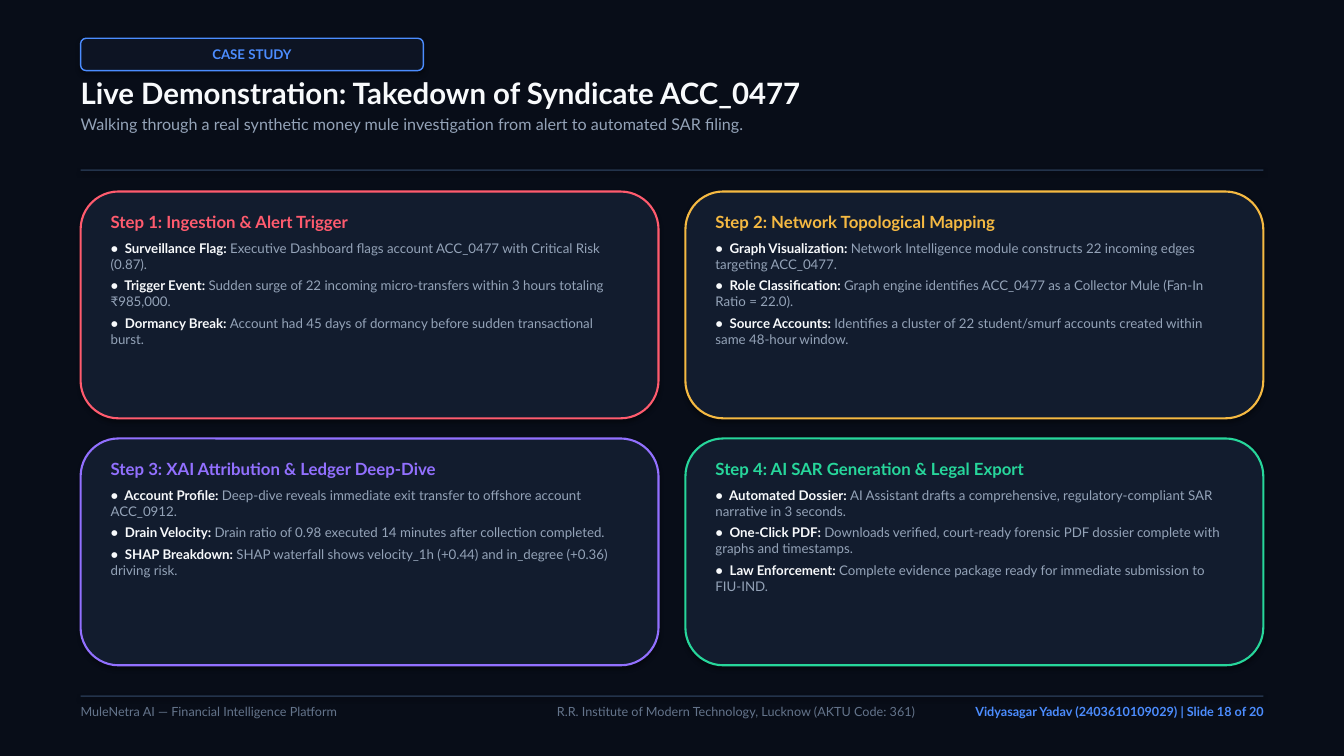
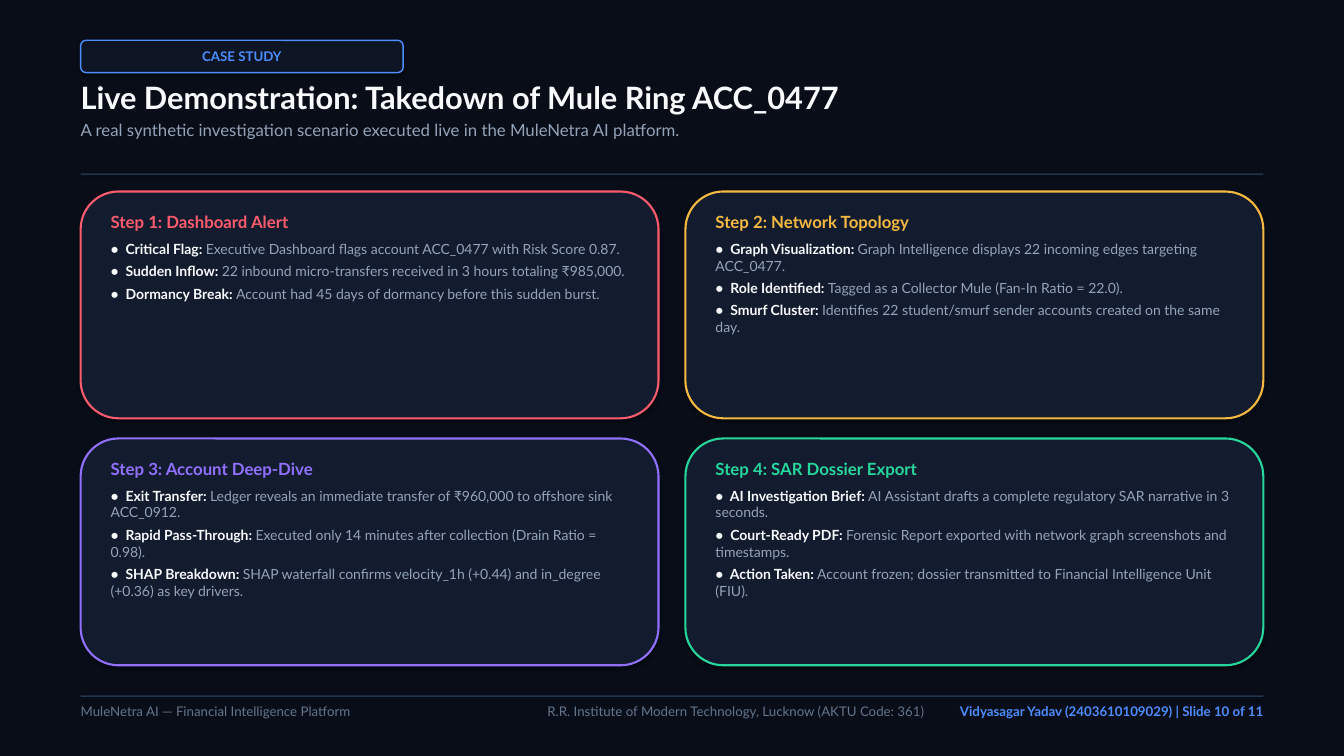
Before and after one commit to vidyasagar0007/MuleNetra-AI, a slide deck: slide 10 of reports/MuleNetra_AI_BTech_Presentation_Vidyasagar_Yadav.pptx (slide 18 before the commit). Drawn at 1344x756 pixels with LibreOffice and Linux fonts; fonts in the diff are those of the drawing. Boxes give left, top, right and bottom in pixels: in the first picture for what was removed or moved away, otherwise in the second. Text is boxed around its words. In the diff, an @@ line names an element or a change of style, - is before the commit and + after.

Commit message:
Update presentation deck to concise 11-slide interview-ready format

```diff
--- a/reports/MuleNetra_AI_BTech_Presentation_Vidyasagar_Yadav.pptx
+++ b/reports/MuleNetra_AI_BTech_Presentation_Vidyasagar_Yadav.pptx
@@ rounded rectangle "CASE STUDY": place and size @@
-rounded rectangle "CASE STUDY" at bbox=[81, 38, 423, 71]
+rounded rectangle "CASE STUDY" at bbox=[81, 40, 403, 73]
@@ text at bbox=[81, 86, 839, 139]: text changed; size 11.5 to 12 pt @@
-Live Demonstration: Takedown of Syndicate ACC_0477
-Walking through a real synthetic money mule investigation from alert to automated SAR filing.
+Live Demonstration: Takedown of Mule Ring ACC_0477
+A real synthetic investigation scenario executed live in the MuleNetra AI platform.
@@ rectangle: place and size @@
-rectangle at bbox=[81, 169, 1263, 170]
+rectangle at bbox=[81, 173, 1263, 174]
@@ text at bbox=[111, 215, 625, 302]: text changed; size 9.5 to 10 pt @@
-Step 1: Ingestion & Alert Trigger
-• Surveillance Flag: Executive Dashboard flags account ACC_0477 with Critical Risk (0.87).
-• Trigger Event: Sudden surge of 22 incoming micro-transfers within 3 hours totaling ₹985,000.
-• Dormancy Break: Account had 45 days of dormancy before sudden transactional burst.
+Step 1: Dashboard Alert
+• Critical Flag: Executive Dashboard flags account ACC_0477 with Risk Score 0.87.
+• Sudden Inflow: 22 inbound micro-transfers received in 3 hours totaling ₹985,000.
+• Dormancy Break: Account had 45 days of dormancy before this sudden burst.
@@ text at bbox=[715, 215, 1220, 335]: text changed; size 9.5 to 10 pt @@
-Step 2: Network Topological Mapping
-• Graph Visualization: Network Intelligence module constructs 22 incoming edges targeting ACC_0477.
-• Role Classification: Graph engine identifies ACC_0477 as a Collector Mule (Fan-In Ratio = 22.0).
-• Source Accounts: Identifies a cluster of 22 student/smurf accounts created within same 48-hour window.
+Step 2: Network Topology
+• Graph Visualization: Graph Intelligence displays 22 incoming edges targeting ACC_0477.
+• Role Identified: Tagged as a Collector Mule (Fan-In Ratio = 22.0).
+• Smurf Cluster: Identifies 22 student/smurf sender accounts created on the same day.
@@ text at bbox=[111, 462, 612, 598]: text changed; size 9.5 to 10 pt @@
-Step 3: XAI Attribution & Ledger Deep-Dive
-• Account Profile: Deep-dive reveals immediate exit transfer to offshore account ACC_0912.
-• Drain Velocity: Drain ratio of 0.98 executed 14 minutes after collection completed.
-• SHAP Breakdown: SHAP waterfall shows velocity_1h (+0.44) and in_degree (+0.36) driving risk.
+Step 3: Account Deep-Dive
+• Exit Transfer: Ledger reveals an immediate transfer of ₹960,000 to offshore sink ACC_0912.
+• Rapid Pass-Through: Executed only 14 minutes after collection (Drain Ratio = 0.98).
+• SHAP Breakdown: SHAP waterfall confirms velocity_1h (+0.44) and in_degree (+0.36) as key drivers.
@@ text at bbox=[715, 462, 1229, 598]: text changed; size 9.5 to 10 pt @@
-Step 4: AI SAR Generation & Legal Export
-• Automated Dossier: AI Assistant drafts a comprehensive, regulatory-compliant SAR narrative in 3 seconds.
-• One-Click PDF: Downloads verified, court-ready forensic PDF dossier complete with graphs and timestamps.
-• Law Enforcement: Complete evidence package ready for immediate submission to FIU-IND.
+Step 4: SAR Dossier Export
+• AI Investigation Brief: AI Assistant drafts a complete regulatory SAR narrative in 3 seconds.
+• Court-Ready PDF: Forensic Report exported with network graph screenshots and timestamps.
+• Action Taken: Account frozen; dossier transmitted to Financial Intelligence Unit (FIU).
@@ text "MuleNetra AI — Financial Intelligence ..." at bbox=[81, 706, 351, 719]: size 9 to 9.5 pt @@
@@ text "R.R. Institute of Modern Technology, ..." at bbox=[547, 706, 924, 719]: size 9 to 9.5 pt @@
@@ text at bbox=[960, 705, 1263, 719]: text changed; size 9 to 9.5 pt @@
-Vidyasagar Yadav (2403610109029) | Slide 18 of 20
+Vidyasagar Yadav (2403610109029) | Slide 10 of 11
```
Also in this commit, not shown: 3 other slides changed, 7 slides added, 16 slides removed, 1 other file.
